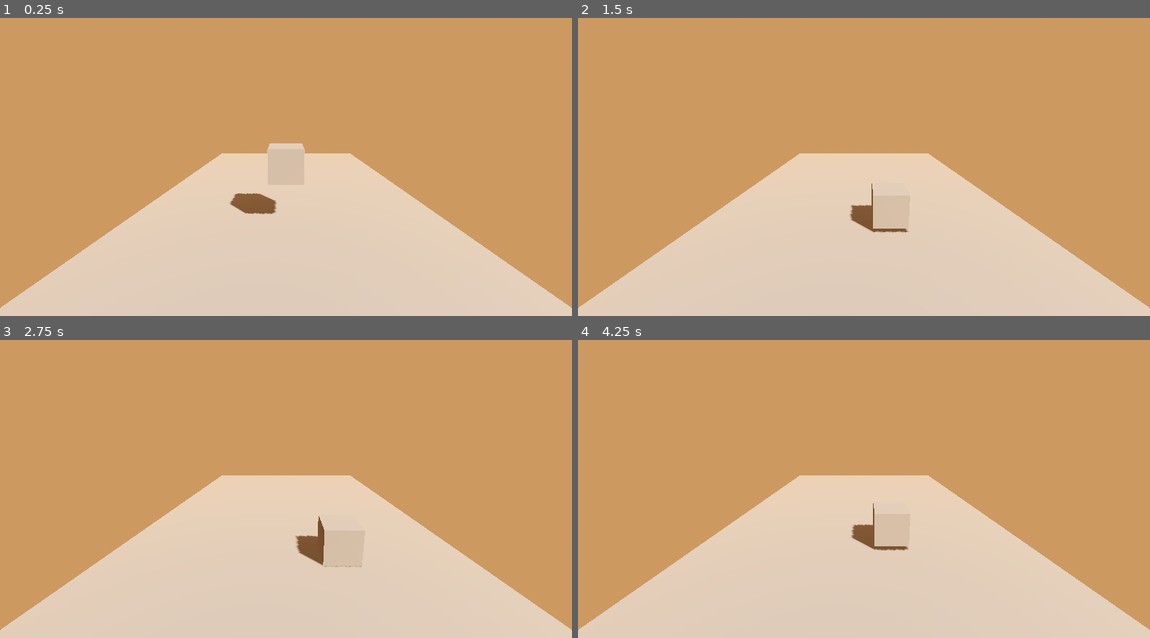
Above: before the commit, frames 1-4 (two rows, left to right).
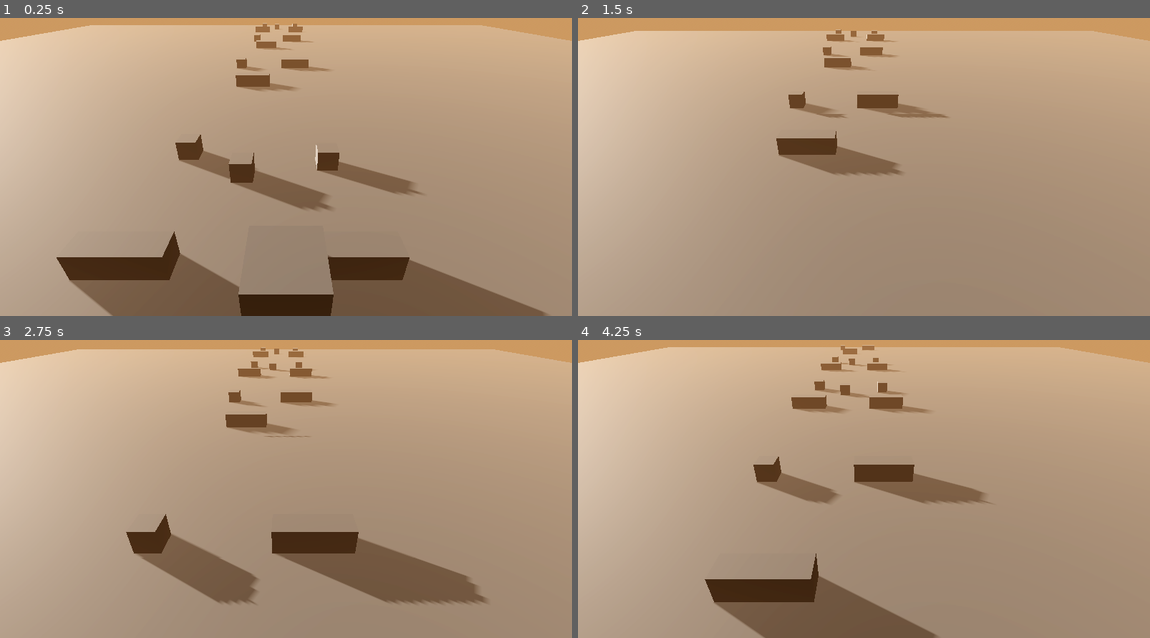
Above: after the commit, the same moments.

Repository: TheoM04/Car-Game
Game: Godot game, scene res://Main.tscn
The game is run twice, just before and just after one commit, with the same random seed, the same clock (stepped at 60 frames per second) and the same inputs.
Inputs (mouse positions are in pixels of both pictures, inside the frame that each line leads up to):
- Up to frame 1 (0.25 s): no input
- Up to frame 2 (1.5 s): tap Enter (ui_accept) at 0.5, 0.6, 0.77, 1.07, 1.35 s; move the mouse to (989, 140) at 0.52 s; hold Right (ui_right) 0.53-1.28 s; click (989, 140) at 0.67 s; move the mouse to (749, 169) at 1.27 s; hold Down (ui_down) from 1.28 s (still down)
- Up to frame 3 (2.75 s): tap Enter (ui_accept) at 1.52, 1.82, 2.1 s; move the mouse to (343, 405) at 2.02 s; release Down (ui_down) at 2.03 s; hold Right (ui_right) from 2.03 s (still down)
- Up to frame 4 (4.25 s): move the mouse to (835, 542) at 2.77 s; release Right (ui_right) at 2.78 s; hold Up (ui_up) 2.78-3.53 s; tap Enter (ui_accept) at 2.85, 3.02, 3.32, 3.6, 3.77, 4.07 s; click (835, 542) at 2.92 s; move the mouse to (1035, 524) at 3.52 s; hold Left (ui_left) from 3.53 s (still down)

The runs differ from the first frame. In frame 1, 97% of the frame differs, in the area x 0-100%, y 1-100%; in frame 2, 95%; in frame 3, 96%; in frame 4, 97%.

Commit message:
added infinite road implementation with diffrent obstacles and diffrent terrain blocks

Diff:
--- a/Main.tscn
+++ b/Main.tscn
@@ -1,7 +1,7 @@
 [gd_scene format=3 uid="uid://dq0j8imbnan16"]
 
-[ext_resource type="PackedScene" uid="uid://cbhkuopky11b4" path="res://Scenes/Car.tscn" id="2_r0du0"]
-[ext_resource type="PackedScene" uid="uid://c6bflewqwbakr" path="res://Scenes/RoadSegment.tscn" id="2_uu6xs"]
+[ext_resource type="PackedScene" uid="uid://cbhkuopky11b4" path="res://Scenes/car.tscn" id="2_r0du0"]
+[ext_resource type="PackedScene" uid="uid://dvk5mpyjgv5x7" path="res://Scenes/terrain_controller.tscn" id="3_r0du0"]
 
 [sub_resource type="PhysicalSkyMaterial" id="PhysicalSkyMaterial_7dm0k"]
 
@@ -20,18 +20,19 @@
 [node name="Main" type="Node3D" unique_id=1971039341]
 
 [node name="Camera3D" type="Camera3D" parent="." unique_id=1200017913]
-transform = Transform3D(1, 0, 0, 0, 0.976296, 0.21643962, 0, -0.21643962, 0.976296, 0, 17.5, 30)
+transform = Transform3D(1, 0, 0, 0, 0.8660254, 0.5, 0, -0.5, 0.8660254, 0, 7.5, 12.5)
+fov = 59.1
 
 [node name="WorldEnvironment" type="WorldEnvironment" parent="." unique_id=1617015305]
 environment = SubResource("Environment_0xm2m")
 
 [node name="DirectionalLight3D" type="DirectionalLight3D" parent="." unique_id=551519051]
-transform = Transform3D(0.70710677, -0.49999997, 0.5, 0, 0.70710677, 0.7071068, -0.70710677, -0.49999997, 0.5, 0, 0, 0)
+transform = Transform3D(-0.5, 0.18744218, -0.84549713, 0, 0.9762959, 0.21643962, 0.8660253, 0.10821981, -0.48814806, 0, 0, 0)
 shadow_enabled = true
+shadow_opacity = 0.75
 
 [node name="Car" parent="." unique_id=989504744 instance=ExtResource("2_r0du0")]
-transform = Transform3D(5, 0, 0, 0, 5, 0, 0, 0, 5, 0, 10, 0)
+transform = Transform3D(2, 0, 0, 0, 2, 0, 0, 0, 2, 0, 1, 7.5)
 
-[node name="RoadManager" type="Node3D" parent="." unique_id=1919193127]
-
-[node name="BaseRoad" parent="RoadManager" unique_id=445168499 instance=ExtResource("2_uu6xs")]
+[node name="TerrainController" parent="." unique_id=563873316 instance=ExtResource("3_r0du0")]
+transform = Transform3D(1, 0, 0, 0, 1, 0, 0, 0, 1, 0, 0, 10)
--- a/Scenes/Car.tscn
+++ b/Scenes/Car.tscn
@@ -8,7 +8,7 @@
 
 [node name="Car" type="CharacterBody3D" unique_id=989504744]
 physics_interpolation_mode = 1
-transform = Transform3D(5, 0, 0, 0, 5, 0, 0, 0, 5, 0, 0, 0)
+transform = Transform3D(0.5, 0, 0, 0, 0.5, 0, 0, 0, 0.5, 0, 0, 0)
 script = ExtResource("1_1k6jk")
 
 [node name="CollisionShape3D" type="CollisionShape3D" parent="." unique_id=1057158326]
--- a/Scenes/RoadSegment.tscn
+++ /dev/null
@@ -1,19 +0,0 @@
-[gd_scene format=3 uid="uid://c6bflewqwbakr"]
-
-[sub_resource type="BoxMesh" id="BoxMesh_yhutn"]
-
-[sub_resource type="BoxShape3D" id="BoxShape3D_e8qss"]
-
-[node name="BaseRoad" type="Node3D" unique_id=445168499]
-transform = Transform3D(50, 0, 0, 0, 1, 0, 0, 0, 100, 0, 0, 0)
-
-[node name="MeshInstance3D" type="MeshInstance3D" parent="." unique_id=353881088]
-mesh = SubResource("BoxMesh_yhutn")
-
-[node name="ExitPoint" type="Marker3D" parent="." unique_id=1639668128]
-transform = Transform3D(1, 0, 0, 0, 1, 0, 0, 0, 1, 0, 0, 0.5)
-
-[node name="StaticBody3D" type="StaticBody3D" parent="." unique_id=629134594]
-
-[node name="CollisionShape3D" type="CollisionShape3D" parent="StaticBody3D" unique_id=201586486]
-shape = SubResource("BoxShape3D_e8qss")
--- /dev/null
+++ b/Scenes/obstacles/obstacle_0.tscn
@@ -0,0 +1,13 @@
+[gd_scene format=3 uid="uid://krlqrgm6r6y8"]
+
+[sub_resource type="BoxShape3D" id="BoxShape3D_e8qss"]
+
+[sub_resource type="BoxMesh" id="BoxMesh_ke3eq"]
+
+[node name="Obstacle0" type="StaticBody3D" unique_id=689983455]
+
+[node name="CollisionShape3D" type="CollisionShape3D" parent="." unique_id=600264160]
+shape = SubResource("BoxShape3D_e8qss")
+
+[node name="MeshInstance3D" type="MeshInstance3D" parent="." unique_id=1580398344]
+mesh = SubResource("BoxMesh_ke3eq")
--- /dev/null
+++ b/Scenes/obstacles/obstacle_1.tscn
@@ -0,0 +1,33 @@
+[gd_scene format=3 uid="uid://ddr5umh3di77b"]
+
+[sub_resource type="BoxShape3D" id="BoxShape3D_e8qss"]
+
+[sub_resource type="BoxMesh" id="BoxMesh_ke3eq"]
+
+[node name="Obstacle0" type="Node3D" unique_id=187621929]
+
+[node name="StaticBody3D_0" type="StaticBody3D" parent="." unique_id=947420944]
+transform = Transform3D(1, 0, 0, 0, 1, 0, 0, 0, 1, -1, 0, 0)
+
+[node name="CollisionShape3D" type="CollisionShape3D" parent="StaticBody3D_0" unique_id=600264160]
+shape = SubResource("BoxShape3D_e8qss")
+
+[node name="MeshInstance3D" type="MeshInstance3D" parent="StaticBody3D_0" unique_id=1580398344]
+mesh = SubResource("BoxMesh_ke3eq")
+
+[node name="StaticBody3D_1" type="StaticBody3D" parent="." unique_id=1457236938]
+
+[node name="CollisionShape3D" type="CollisionShape3D" parent="StaticBody3D_1" unique_id=1738878659]
+shape = SubResource("BoxShape3D_e8qss")
+
+[node name="MeshInstance3D" type="MeshInstance3D" parent="StaticBody3D_1" unique_id=776704378]
+mesh = SubResource("BoxMesh_ke3eq")
+
+[node name="StaticBody3D_2" type="StaticBody3D" parent="." unique_id=1614668471]
+transform = Transform3D(1, 0, 0, 0, 1, 0, 0, 0, 1, 1, 0, 0)
+
+[node name="CollisionShape3D" type="CollisionShape3D" parent="StaticBody3D_2" unique_id=138270927]
+shape = SubResource("BoxShape3D_e8qss")
+
+[node name="MeshInstance3D" type="MeshInstance3D" parent="StaticBody3D_2" unique_id=130798688]
+mesh = SubResource("BoxMesh_ke3eq")
--- /dev/null
+++ b/Scenes/terrain_blocks/terrain_0.tscn
@@ -0,0 +1,30 @@
+[gd_scene format=3 uid="uid://cwydk6578n2lo"]
+
+[ext_resource type="PackedScene" uid="uid://krlqrgm6r6y8" path="res://Scenes/obstacles/obstacle_0.tscn" id="1_5xi7c"]
+[ext_resource type="PackedScene" uid="uid://ddr5umh3di77b" path="res://Scenes/obstacles/obstacle_1.tscn" id="2_ssj1u"]
+
+[sub_resource type="PlaneMesh" id="PlaneMesh_e8qss"]
+size = Vector2(100, 20)
+
+[sub_resource type="ConvexPolygonShape3D" id="ConvexPolygonShape3D_ssj1u"]
+points = PackedVector3Array(-50, 0, -10, -50, 0, 10, 50, 0, -10, 50, 0, 10)
+
+[node name="terrain_0" type="MeshInstance3D" unique_id=1209914852]
+mesh = SubResource("PlaneMesh_e8qss")
+
+[node name="ExitPoint" type="Marker3D" parent="." unique_id=1899368519]
+transform = Transform3D(1, 0, 0, 0, 1, 0, 0, 0, 1, 0, 0, 10)
+
+[node name="Obstacle0" parent="." unique_id=689983455 instance=ExtResource("1_5xi7c")]
+transform = Transform3D(1, 0, 0, 0, 1, 0, 0, 0, 1, -5, 0.5, -3)
+
+[node name="Obstacle1" parent="." unique_id=672319056 instance=ExtResource("2_ssj1u")]
+transform = Transform3D(1, 0, 0, 0, 1, 0, 0, 0, 1, 1, 0.5, -3)
+
+[node name="Obstacle2" parent="." unique_id=1156484078 instance=ExtResource("2_ssj1u")]
+transform = Transform3D(1, 0, 0, 0, 1, 0, 0, 0, 1, -3, 0.5, 4)
+
+[node name="StaticBody3D" type="StaticBody3D" parent="." unique_id=1615647704]
+
+[node name="CollisionShape3D" type="CollisionShape3D" parent="StaticBody3D" unique_id=319272622]
+shape = SubResource("ConvexPolygonShape3D_ssj1u")
--- /dev/null
+++ b/Scenes/terrain_blocks/terrain_1.tscn
@@ -0,0 +1,36 @@
+[gd_scene format=3 uid="uid://cacctnil25nek"]
+
+[ext_resource type="PackedScene" uid="uid://krlqrgm6r6y8" path="res://Scenes/obstacles/obstacle_0.tscn" id="1_kson5"]
+[ext_resource type="PackedScene" uid="uid://ddr5umh3di77b" path="res://Scenes/obstacles/obstacle_1.tscn" id="2_vjcuh"]
+
+[sub_resource type="PlaneMesh" id="PlaneMesh_e8qss"]
+size = Vector2(100, 20)
+
+[sub_resource type="ConvexPolygonShape3D" id="ConvexPolygonShape3D_kson5"]
+points = PackedVector3Array(-50, 0, -10, -50, 0, 10, 50, 0, -10, 50, 0, 10)
+
+[node name="terrain_0" type="MeshInstance3D" unique_id=1209914852]
+mesh = SubResource("PlaneMesh_e8qss")
+
+[node name="ExitPoint" type="Marker3D" parent="." unique_id=1899368519]
+transform = Transform3D(1, 0, 0, 0, 1, 0, 0, 0, 1, 0, 0, 10)
+
+[node name="Obstacle0" parent="." unique_id=689983455 instance=ExtResource("1_kson5")]
+transform = Transform3D(1, 0, 0, 0, 1, 0, 0, 0, 1, -5, 0.5, -3)
+
+[node name="Obstacle3" parent="." unique_id=2047072805 instance=ExtResource("1_kson5")]
+transform = Transform3D(1, 0, 0, 0, 1, 0, 0, 0, 1, -2, 0.5, -1)
+
+[node name="Obstacle1" parent="." unique_id=672319056 instance=ExtResource("2_vjcuh")]
+transform = Transform3D(1, 0, 0, 0, 1, 0, 0, 0, 1, 2, 0.5, 4)
+
+[node name="Obstacle2" parent="." unique_id=1156484078 instance=ExtResource("2_vjcuh")]
+transform = Transform3D(1, 0, 0, 0, 1, 0, 0, 0, 1, -5, 0.5, 4)
+
+[node name="Obstacle4" parent="." unique_id=1027862894 instance=ExtResource("1_kson5")]
+transform = Transform3D(1, 0, 0, 0, 1, 0, 0, 0, 1, 2, 0.5, -2)
+
+[node name="StaticBody3D" type="StaticBody3D" parent="." unique_id=2144360537]
+
+[node name="CollisionShape3D" type="CollisionShape3D" parent="StaticBody3D" unique_id=899379844]
+shape = SubResource("ConvexPolygonShape3D_kson5")
--- /dev/null
+++ b/Scenes/terrain_controller.tscn
@@ -0,0 +1,6 @@
+[gd_scene format=3 uid="uid://dvk5mpyjgv5x7"]
+
+[ext_resource type="Script" uid="uid://b7ff366dbhcth" path="res://Scripts/terrain_controller.gd" id="1_adusk"]
+
+[node name="TerrainController" type="Node3D" unique_id=563873316]
+script = ExtResource("1_adusk")
--- a/Scripts/car.gd
+++ b/Scripts/car.gd
@@ -10,19 +10,13 @@
 	if not is_on_floor():
 		velocity += get_gravity() * delta
 
-	# Handle jump.
-	if Input.is_action_just_pressed("ui_accept") and is_on_floor():
-		velocity.y = JUMP_VELOCITY
-
 	# Get the input direction and handle the movement/deceleration.
 	# As good practice, you should replace UI actions with custom gameplay actions.
 	var input_dir := Input.get_vector("ui_left", "ui_right", "ui_up", "ui_down")
 	var direction := (transform.basis * Vector3(input_dir.x, 0, input_dir.y)).normalized()
 	if direction:
 		velocity.x = direction.x * SPEED
-		velocity.z = direction.z * SPEED
 	else:
 		velocity.x = move_toward(velocity.x, 0, SPEED)
-		velocity.z = move_toward(velocity.z, 0, SPEED)
 
 	move_and_slide()
--- a/Scripts/player.gd
+++ /dev/null
@@ -1,11 +0,0 @@
-extends RigidBody3D
-
-
-# Called when the node enters the scene tree for the first time.
-func _ready() -> void:
-	pass # Replace with function body.
-
-
-# Called every frame. 'delta' is the elapsed time since the previous frame.
-func _process(delta: float) -> void:
-	pass
--- /dev/null
+++ b/Scripts/terrain_controller.gd
@@ -0,0 +1,61 @@
+extends Node3D
+class_name TerrainController
+## This builds and operates the terrain "conveyor belt"
+##
+## A set of randomly choosen terrain blocks is rendered to the viewport.
+## As the game played the terrian is moved in the postive Z direction.
+## When a given block passes behind this node it is removed and a new block
+## is added to the far end of the conveyor
+
+## Holds the catalog of loaded terrian block scenes
+var TerrainBlocks: Array = []
+## The set of terrian blocks which are currently rendered to viewport
+var terrain_belt: Array[MeshInstance3D] = []
+@export var terrain_velocity: float = 10.0
+## The number of blocks to keep rendered to the viewport
+@export var num_terrain_blocks = 4
+## Path to directory holding the terrain block scenes
+@export_dir var terrian_blocks_path = "res://Scenes/terrain_blocks"
+
+
+func _ready() -> void:
+	_load_terrain_scenes(terrian_blocks_path)
+	_init_blocks(num_terrain_blocks)
+
+func _physics_process(delta: float) -> void:
+	_progress_terrain(delta)
+
+func _load_terrain_scenes(target_path: String) -> void:
+	var dir = DirAccess.open(target_path)
+	for scene_path in dir.get_files():
+		print("Loading terrian block scene: " + target_path + "/" + scene_path)
+		TerrainBlocks.append(load(target_path + "/" + scene_path))
+
+func _init_blocks(number_of_blocks: int) -> void:
+	for block_index in number_of_blocks:
+		var block = TerrainBlocks.pick_random().instantiate()
+		if block_index == 0:
+			block.position.z = block.mesh.size.y/2
+		else:
+			_append_to_far_edge(terrain_belt[block_index-1], block)
+		add_child(block)
+		terrain_belt.append(block)
+
+
+func _progress_terrain(delta: float) -> void:
+	for block in terrain_belt:
+		block.position.z += terrain_velocity * delta
+
+	if terrain_belt[0].position.z >= terrain_belt[0].mesh.size.y/2:
+		var last_terrain = terrain_belt[-1]
+		var first_terrain = terrain_belt.pop_front()
+
+		var block = TerrainBlocks.pick_random().instantiate()
+		_append_to_far_edge(last_terrain, block)
+		add_child(block)
+		terrain_belt.append(block)
+		first_terrain.queue_free()
+
+
+func _append_to_far_edge(target_block: MeshInstance3D, appending_block: MeshInstance3D) -> void:
+	appending_block.position.z = target_block.position.z - target_block.mesh.size.y/2 - appending_block.mesh.size.y/2
Not shown, removed: Scripts/player.gd.uid
Not shown, added: Scripts/terrain_controller.gd.uid
